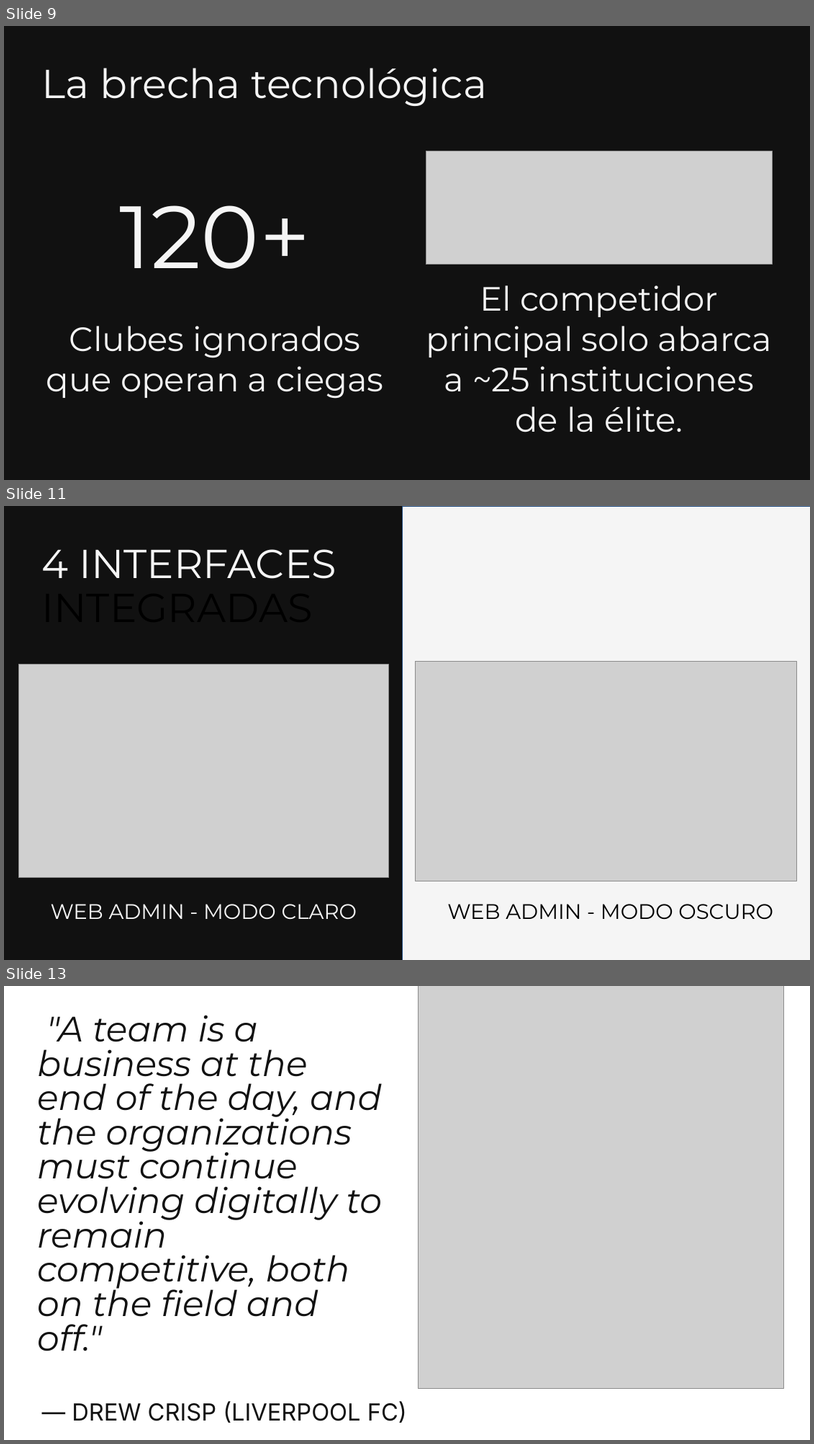
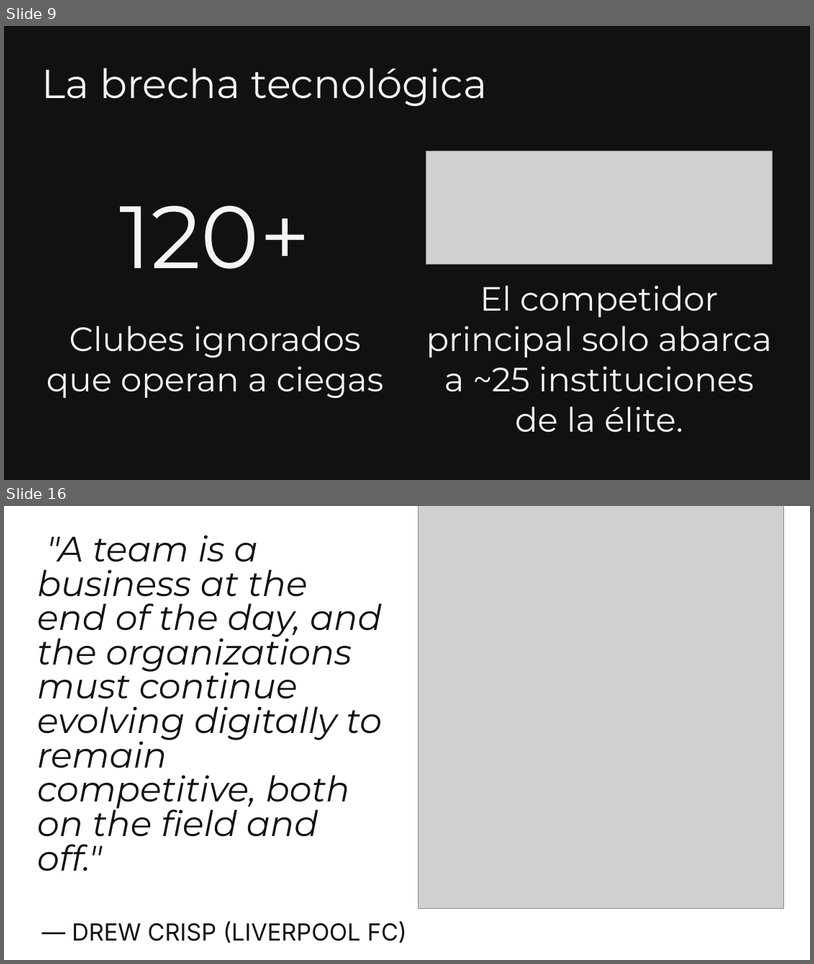
Before and after one commit to TrabajoProfesional-AGGZ/documentacion, a slide deck: entrega_final/defensa/Presentacion_SocioUnido.pptx. Shown one above the other, each under a label of ours: slides 9, 11 and 13 before the commit, slides 9 and 16 after it; the slides between them are not shown. The pictures are 814x1444 and 814x964 pixels, drawn with LibreOffice and Linux fonts; fonts in the diff are those of the drawing; grey boxes stand for pictures; background and template pictures are left out. Boxes give left, top, right and bottom in pixels: in the first picture for what was removed or moved away, otherwise in the second. Text is boxed around its words. In the diff, an @@ line names an element or a change of style, - is before the commit and + after.

```diff
--- a/entrega_final/defensa/Presentacion_SocioUnido.pptx
+++ b/entrega_final/defensa/Presentacion_SocioUnido.pptx
@@ slide 11 removed at [4,506,810,960], background #111111 @@
@@ rectangle removed at [403,506,810,960] @@
@@ text removed at [42,549,337,633] @@
-4 INTERFACES INTEGRADAS
@@ picture removed at [18,664,388,878] @@
@@ picture removed at [416,661,797,880] @@
@@ text removed at [51,903,357,919] @@
-WEB ADMIN - MODO CLARO
@@ text removed at [448,903,774,919] @@
-WEB ADMIN - MODO OSCURO
@@ what was slide 13 is now slide 16 @@
```
Also in this commit, not shown: 2 slides changed, 7 slides added, 3 other slides removed, 1 other file.
